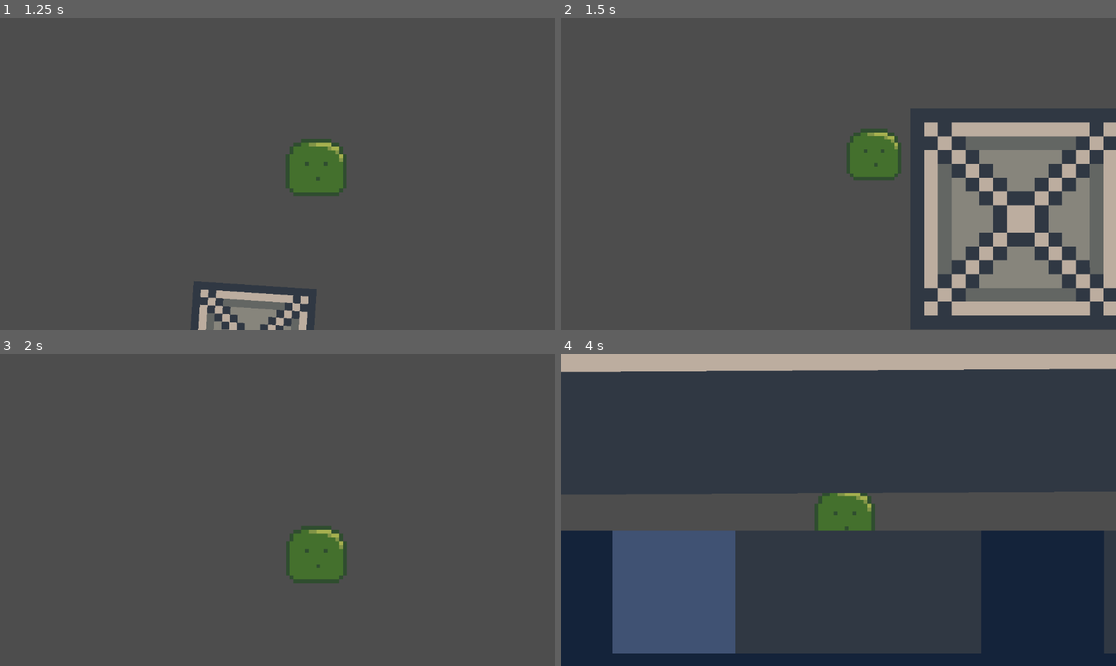
Above: before the commit, frames 1-4 (two rows, left to right).
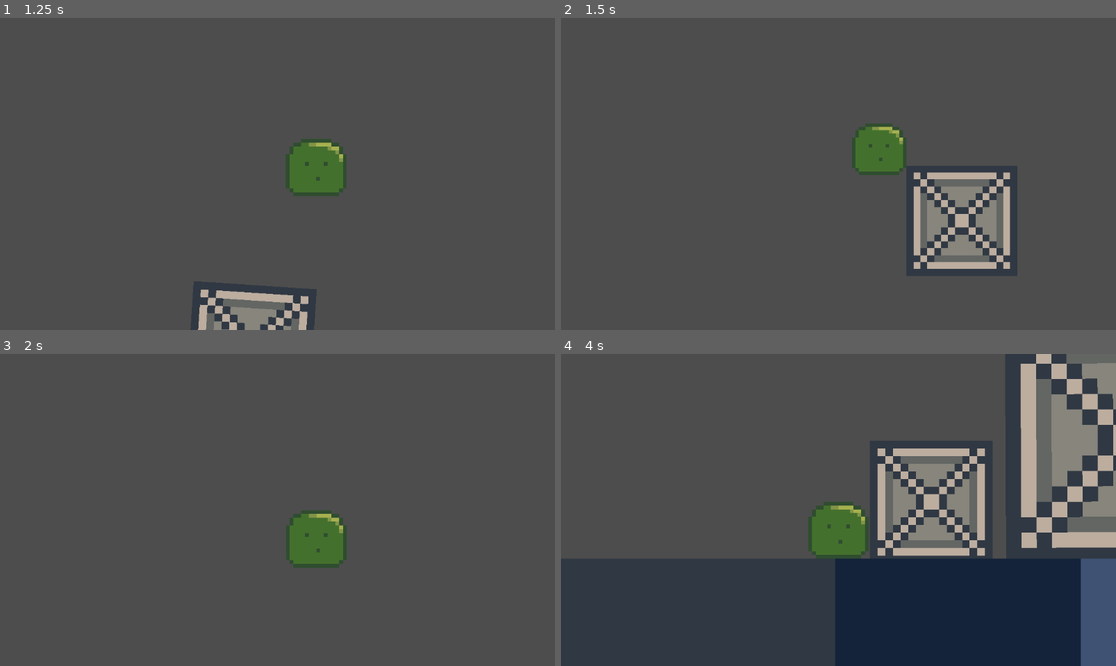
Above: after the commit, the same moments.

Repository: jkuball/splittle-bocks
Game: Godot game, scene res://scenes/playground.tscn
Same seed, same stepped clock (60 frames per second), same inputs: the game is played once before the commit and once after it.
Inputs:
- Up to frame 1 (1.25 s): hold D (player_right) from 0.53 s (still down); tap Space (player_splittle) at 0.6 s
- Up to frame 2 (1.5 s): keep holding D (player_right); tap Space (player_splittle) at 1.35 s
- Up to frame 3 (2 s): keep holding D (player_right)
- Up to frame 4 (4 s): release D (player_right) at 2.03 s; hold A (player_left) 2.03-2.78 s; tap Space (player_splittle) at 2.1, 2.85, 3.6 s; hold D (player_right) from 2.78 s (still down)

Frame 1 is identical in both runs. In frame 2, 25% of the frame differs, in the area x 51-100%, y 28-100%; in frame 3, 1.5%; in frame 4, 75%, in the area x 0-100%, y 0-100%.

Commit message:
Fix Bocks Scaling

Diff:
--- a/scripts/player_movement.gd
+++ b/scripts/player_movement.gd
@@ -24,9 +24,8 @@
 		spawn_target.add_child(bocks)
 
 		## Prototype bocks scaling ##
-		bocks.get_child(0).apply_scale(Vector2(bocksScale,bocksScale))
+		bocks.find_child("Collider").apply_scale(Vector2(bocksScale,bocksScale))
 		bocksScale = bocksScale/2
-		print_debug(get_child(0).texture.get_size().x*scale.x)
 		if look_right:
 			bocks.set_global_position(get_global_position()+Vector2(get_child(0).texture.get_size().x*scale.x,0))
 		else:
@@ -49,6 +48,9 @@
 		else:
 			look_right = direction > 0
 			velocity.x = direction * SPEED * bocksScale * delta
+		if is_on_floor():
+			look_right = direction > 0
+			velocity.x = direction * SPEED * bocksScale * delta
 	else:
 		if is_scale_bocks:
 			velocity.y = move_toward(velocity.y, 0, SPEED * bocksScale * delta)
Not shown: 1 places in scenes/bocks.tscn that only renumber resources
Not shown: 1 places in scenes/player.tscn that only renumber resources
Not shown: 1 places in scenes/playground.tscn that only renumber resources
Not shown: 1 places in scenes/wall.tscn that only renumber resources
